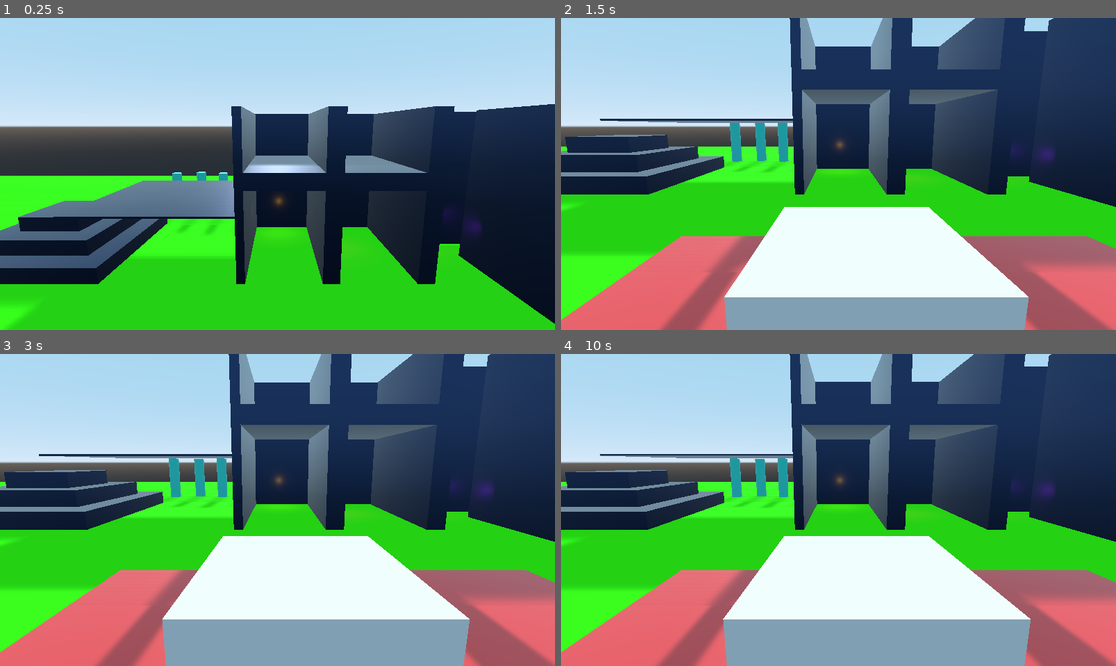
Above: before the commit, frames 1-4 (two rows, left to right).
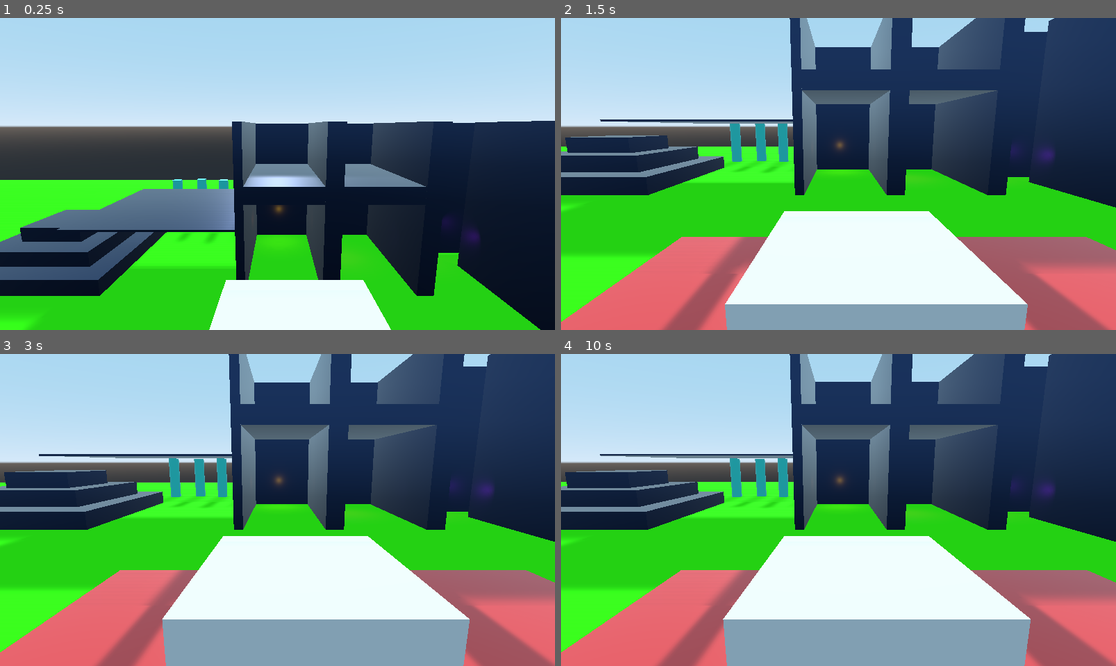
Above: after the commit, the same moments.

Repository: binaryorange/ECC
Game: Godot game, scene res://Testing.tscn
The game is run twice, just before and just after one commit, with the same random seed, the same clock (stepped at 60 frames per second) and the same inputs.
Inputs (mouse positions are in pixels of both pictures, inside the frame that each line leads up to):
- Up to frame 1 (0.25 s): no input
- Up to frame 2 (1.5 s): move the mouse to (960, 158) at 0.52 s; hold Mouse wheel up (mouse_zoom_in) 0.53-1.28 s; click (960, 158) at 0.67 s; move the mouse to (727, 189) at 1.27 s; tap Mouse wheel down (mouse_zoom_out) at 1.35 s; click (727, 189) at 1.42 s
- Up to frame 3 (3 s): move the mouse to (333, 441) at 2.02 s; hold Mouse wheel up (mouse_zoom_in) 2.03-2.78 s; click (333, 441) at 2.17 s; tap Enter at 2.75 s; move the mouse to (249, 572) at 2.77 s; tap Mouse wheel down (mouse_zoom_out) at 2.85 s; click (249, 572) at 2.92 s
- Up to frame 4 (10 s): tap Space at 3.5, 5, 6.5 s; move the mouse to (1005, 556) at 3.52 s; hold Mouse wheel up (mouse_zoom_in) 3.53-4.28 s; click (1005, 556) at 3.67 s; tap Enter at 4.25, 5.75 s; move the mouse to (672, 463) at 4.27 s; tap Mouse wheel down (mouse_zoom_out) every 1.5 s from 4.35 to 8.85 s; click (672, 463) at 4.42 s; move the mouse to (866, 510) at 5.02 s; hold Mouse wheel up (mouse_zoom_in) 5.03-5.78 s; click (866, 510) at 5.17 s; move the mouse to (755, 432) at 5.77 s; click (755, 432) at 5.92 s; move the mouse to (960, 494) at 6.52 s; hold Mouse wheel up (mouse_zoom_in) 6.53-7.28 s; click (960, 494) at 6.67 s; move the mouse to (727, 525) at 7.27 s; click (727, 525) at 7.42 s; move the mouse to (894, 441) at 8.02 s; hold Mouse wheel up (mouse_zoom_in) 8.03-8.78 s; click (894, 441) at 8.17 s; move the mouse to (810, 572) at 8.77 s; click (810, 572) at 8.92 s; move the mouse to (1005, 556) at 9.52 s; hold Mouse wheel up (mouse_zoom_in) from 9.53 s (still down); click (1005, 556) at 9.67 s

The runs differ from the first frame. In frame 1, 20% of the frame differs, in the area x 0-100%, y 27-100%; in frame 2, 3.0%; in frame 3, less than 0.1%; in frame 4, less than 0.1%.

Commit message:
BUGFIX: Borky jump less borky
This jumping action was all borked, so I unborked it by utitlizing code I found in this video: https://www.youtube.com/watch?v=1I3z5ZpBOmc

Diff:
--- a/Player.gd
+++ b/Player.gd
@@ -1,14 +1,15 @@
 extends KinematicBody
 
-export (float) var MoveSpeed = 10
-export (float) var Gravity = 9.8
-export (float) var JumpForce = 90.0
+export (float) var MoveSpeed = 3
+export (float) var Gravity = 19.80
+export (float) var JumpForce = 30
 
 var velocity = Vector3(0, 0, 0)
 var gravity = 0
 
 var v
 var h
+var yVelocity = 0
 var oldRot
 var character
 var acceleration = 3
@@ -52,26 +53,28 @@
 	if (move.dot(hv) > 0):
 		accel = acceleration
 
-	hv = hv.linear_interpolate(new_pos, accel * MoveSpeed * delta)
+	hv = hv.linear_interpolate(new_pos, accel * MoveSpeed)
 
 	velocity.x = hv.x
+	velocity.y = yVelocity
 	velocity.z = hv.z
-
-	# check for a jump
-	if $FloorTester.is_colliding():
-		if Input.is_action_just_pressed("jump"):
-			velocity.y += JumpForce
-	else:
-		velocity.y -= gravity
 
 	velocity = move_and_slide(velocity, Vector3.DOWN)
 
+	# account for gravity
+	yVelocity -= gravity
+
+	if $FloorTester.is_colliding():
+		if Input.is_action_just_pressed("jump"):
+			yVelocity = JumpForce
+
 	# rotate the character
-	if velocity.x != 0 or velocity.z != 0:
+	if h != 0 or v != 0:
 		var angle = atan2(hv.x, hv.z)
 		var char_rot = character.get_rotation()
 		char_rot.y = angle
+		character.rotation = lerp(character.rotation, char_rot, 0.01)
 		character.set_rotation(char_rot)
-		oldRot.y = angle
+		oldRot = char_rot
 	else:
-		character.set_rotation(oldRot)
+		character.rotation = lerp(character.rotation, oldRot, 0.01)
--- a/TestPlayer.tscn
+++ b/TestPlayer.tscn
@@ -17,7 +17,8 @@
 ]]
 script = ExtResource( 2 )
 MoveSpeed = 400.0
-JumpForce = 200.0
+Gravity = 0.98
+JumpForce = 10000.0
 
 [node name="CollisionShape" type="CollisionShape" parent="." groups=[
 "Player",
@@ -50,6 +51,6 @@
 EnableFollowDelay = true
 
 [node name="FloorTester" type="RayCast" parent="."]
-transform = Transform( 1, 0, 0, 0, 1, 0, 0, 0, 1, 0, -1, 0 )
+transform = Transform( 1, 0, 0, 0, 1, 0, 0, 0, 1, 0, -1.5, 0 )
 enabled = true
 cast_to = Vector3( 0, -1.01, 0 )
--- a/Testing.tscn
+++ b/Testing.tscn
@@ -41,9 +41,8 @@
 
 [node name="TestPlayer" parent="." instance=ExtResource( 1 )]
 transform = Transform( 1, 0, 0, 0, 1, 0, 0, 0, 1, -17, 17, -46 )
-MoveSpeed = 10.0
-Gravity = 19.8
-JumpForce = 250.0
+MoveSpeed = 2.0
+JumpForce = 30.0
 
 [node name="DirectionalLight" type="DirectionalLight" parent="."]
 transform = Transform( 1, 0, 0, 0, 0.866025, 0.5, 0, -0.5, 0.866025, 0, 7, 0 )
